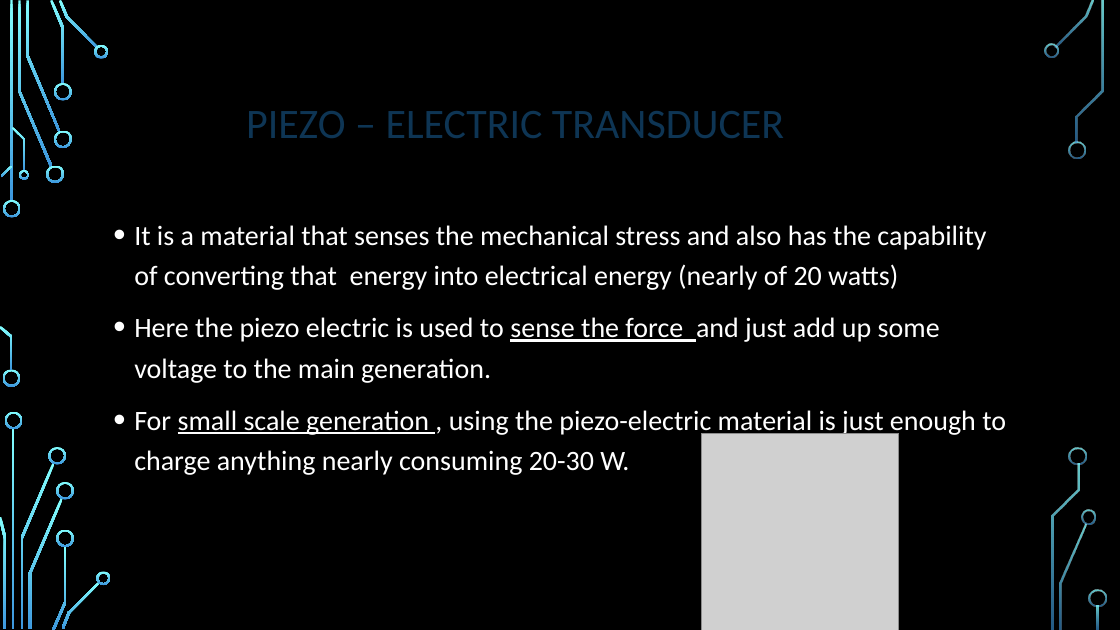
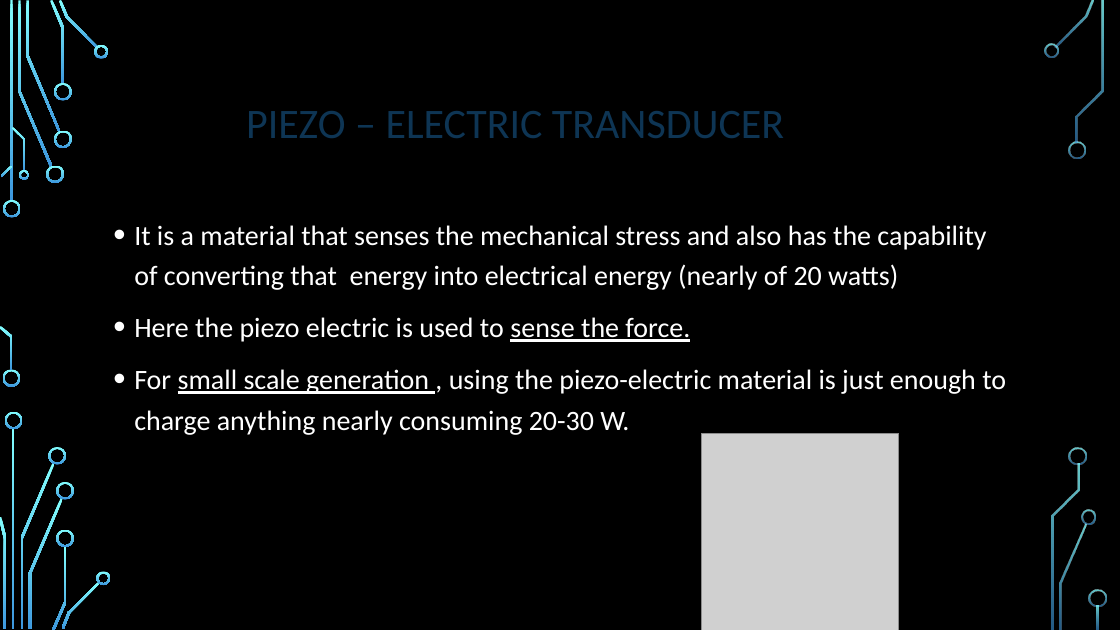
Before and after one commit to Abbashozefa/MINI-PROJECT-SEM1, a slide deck: slide 11 of mini project sem 1.pptx. Drawn at 1120x630 pixels with LibreOffice and Linux fonts; fonts in the diff are those of the drawing; grey boxes stand for pictures; background and template pictures are left out. Boxes give left, top, right and bottom in pixels: in the first picture for what was removed or moved away, otherwise in the second. Text is boxed around its words. In the diff, an @@ line names an element or a change of style, - is before the commit and + after.

```diff
--- a/mini project sem 1.pptx
+++ b/mini project sem 1.pptx
@@ text at bbox=[134, 317, 690, 342]: text changed @@
-• Here the piezo electric is used to sense the force and just add up some voltage to the main generation.
+• Here the piezo electric is used to sense the force.
```
Also in this commit, not shown: 2 other slides changed.
